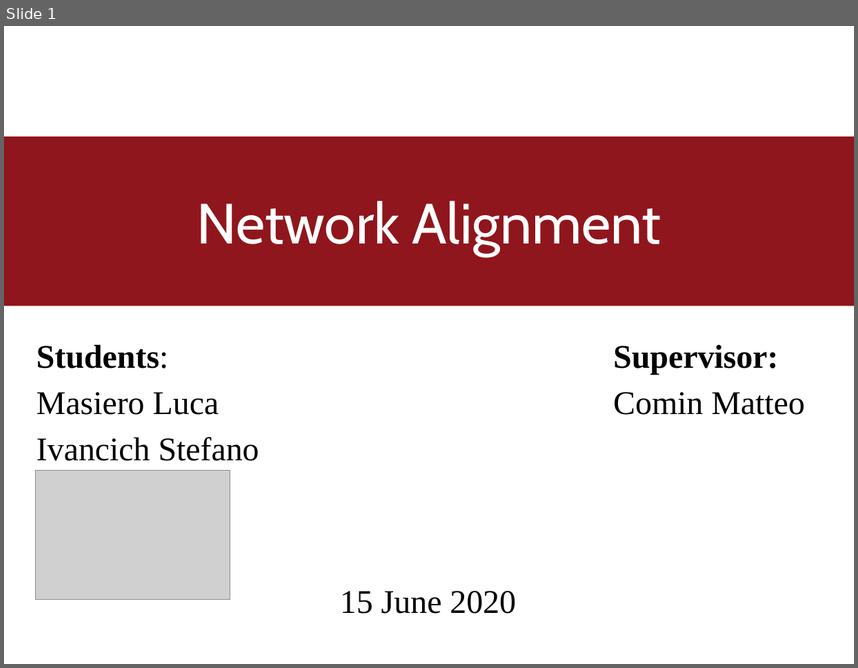
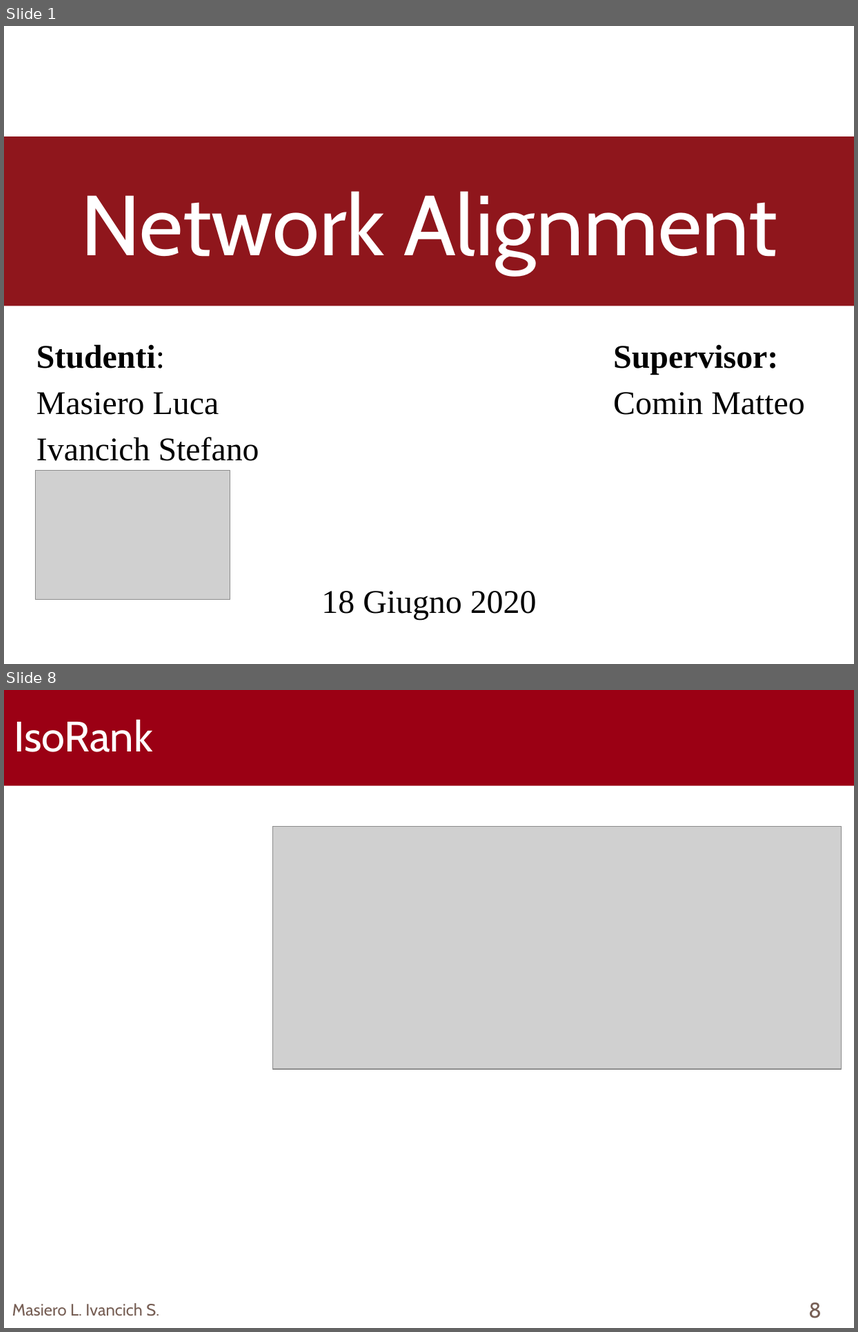
Before and after one commit to TyllanDrake/NetworkAlignment, a slide deck: Presentation/Presentation.pptx. Shown one above the other, each under a label of ours: slide 1 before the commit, slides 1 and 8 after it; the slides between them are not shown. The pictures are 858x668 and 858x1332 pixels, drawn with LibreOffice and Linux fonts; fonts in the diff are those of the drawing; grey boxes stand for pictures; background and template pictures are left out. Boxes give left, top, right and bottom in pixels: in the first picture for what was removed or moved away, otherwise in the second. Text is boxed around its words. In the diff, an @@ line names an element or a change of style, - is before the commit and + after.

```diff
--- a/Presentation/Presentation.pptx
+++ b/Presentation/Presentation.pptx
@@ slide 8 added at bbox=[4, 690, 854, 1328], background #FFFFFF @@
@@ rectangle added at bbox=[4, 690, 854, 786], fill #9B0014 @@
@@ text added at bbox=[14, 719, 153, 752], 36 pt, text #FFFFFF @@
+IsoRank
@@ picture added at bbox=[272, 826, 842, 1068] @@
@@ text added at bbox=[12, 1303, 159, 1316], 14 pt, text #775F55 @@
+Masiero L. Ivancich S.
@@ page number added at bbox=[809, 1302, 822, 1318], 18 pt, text #775F55 @@
+8
@@ slide 1 changed as well @@
@@ title "Network Alignment" at bbox=[4, 136, 854, 305]: size 48 to 72 pt @@
@@ text at bbox=[36, 344, 165, 368]: text changed @@
-Students:
+Studenti:
@@ text at bbox=[321, 590, 537, 619]: text changed @@
-15 June 2020
+18 Giugno 2020
```
Also in this commit, not shown: 12 other slides added, 12 slides removed.
